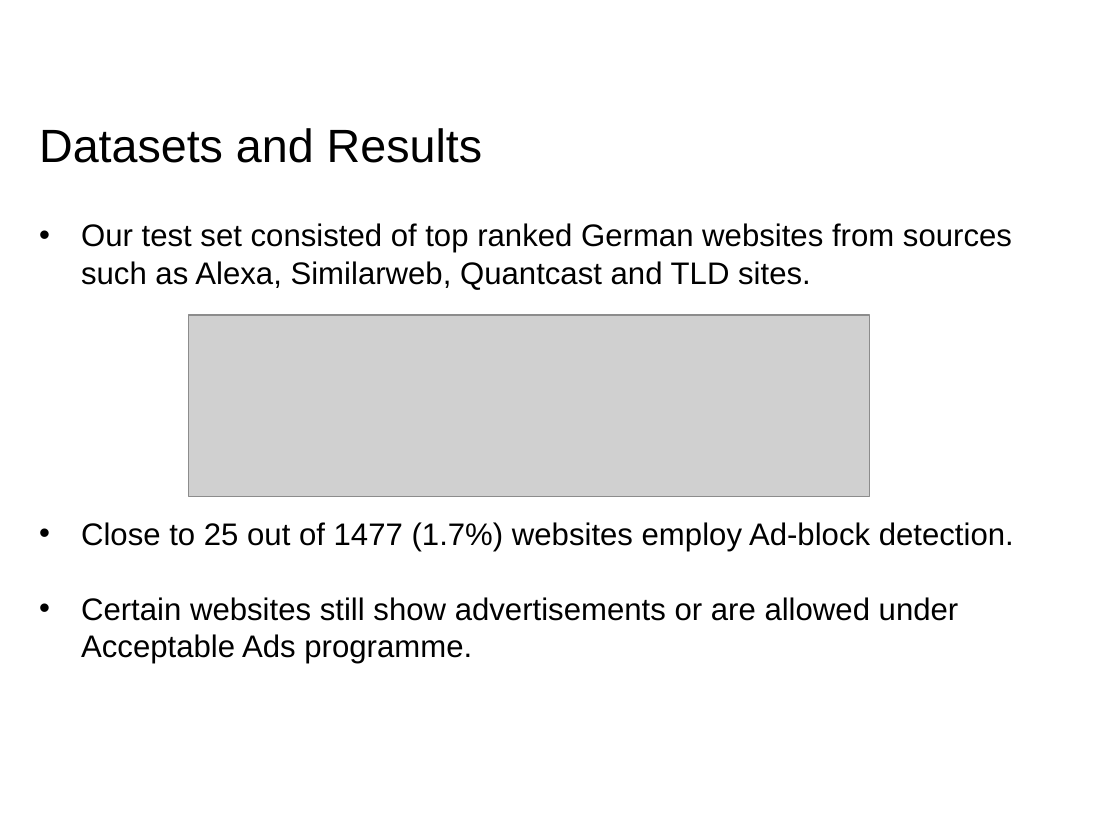
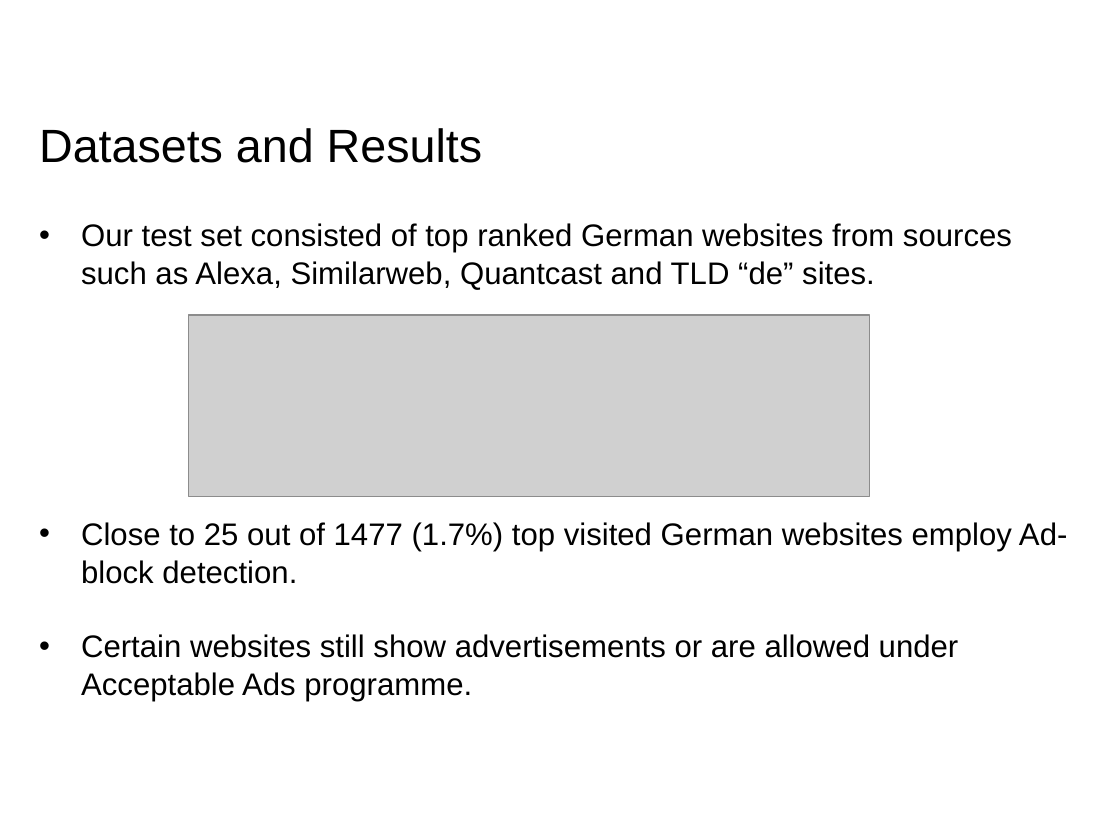
Before and after one commit to RohitPanda/seminar-blocking-adblockers, a slide deck: slide 15 of ppt/Seminar - Rohit & Rohit.pptx. Drawn at 1120x840 pixels with LibreOffice and Linux fonts; fonts in the diff are those of the drawing; grey boxes stand for pictures; background and template pictures are left out. Boxes give left, top, right and bottom in pixels: in the first picture for what was removed or moved away, otherwise in the second. Text is boxed around its words. In the diff, an @@ line names an element or a change of style, - is before the commit and + after.

```diff
--- a/ppt/Seminar - Rohit & Rohit.pptx
+++ b/ppt/Seminar - Rohit & Rohit.pptx
@@ text at [81, 223, 1067, 584]: text changed @@
-• Our test set consisted of top ranked German websites from sources such as Alexa, Similarweb, Quantcast and TLD sites.
-• Close to 25 out of 1477 (1.7%) websites employ Ad-block detection.
+• Our test set consisted of top ranked German websites from sources such as Alexa, Similarweb, Quantcast and TLD “de” sites.
+• Close to 25 out of 1477 (1.7%) top visited German websites employ Ad-block detection.
```
Also in this commit, not shown: 9 other slides changed, 2 slides added, 1 slide removed, 2 other files.
